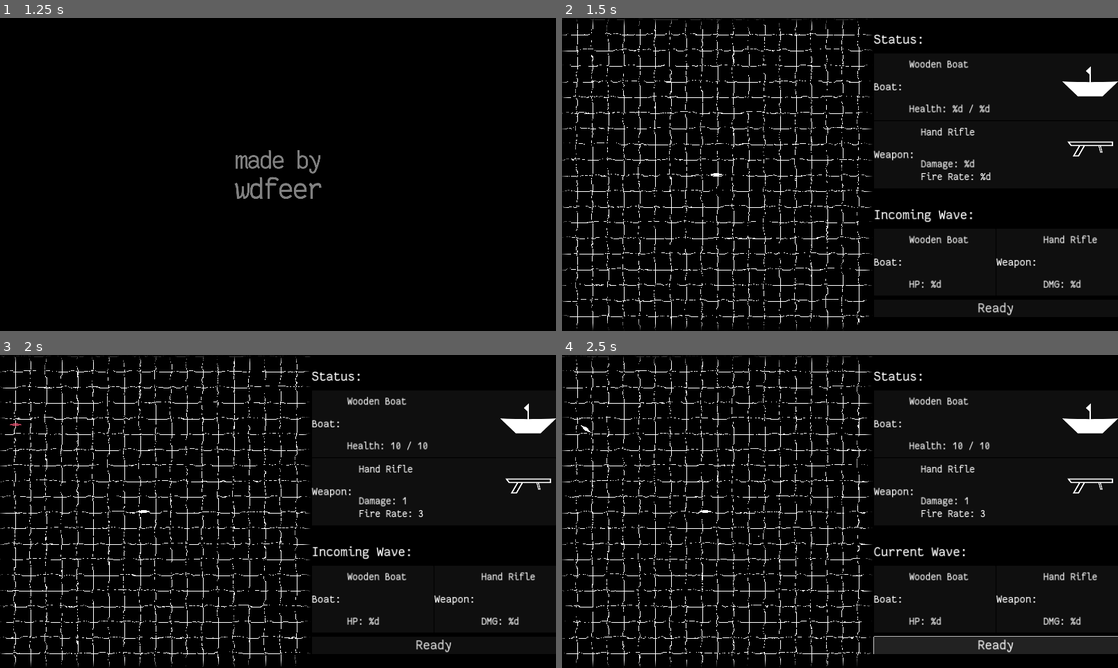
Above: before the commit, frames 1-4 (two rows, left to right).
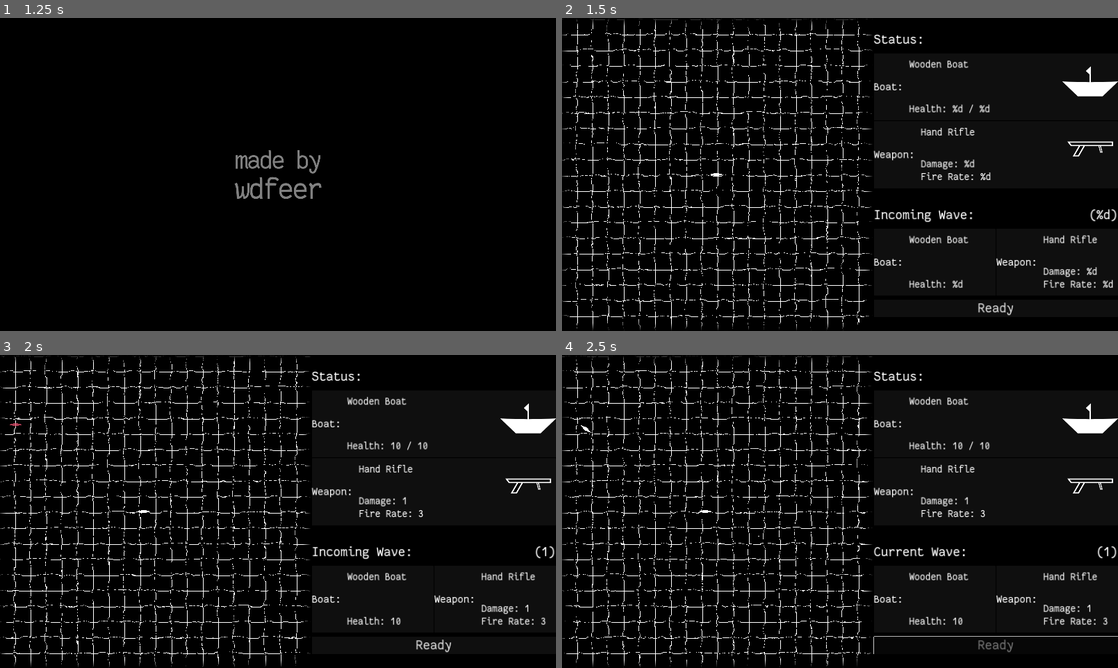
Above: after the commit, the same moments.

Repository: wdfeer/seabattle
Game: Godot game, scene res://src/splash.tscn
Two runs of this game, one before a commit and one after it. Both use one fixed random seed, a clock stepped at 60 frames per second and the inputs below.
Inputs (mouse positions are in pixels of both pictures, inside the frame that each line leads up to):
- Up to frame 1 (1.25 s): move the mouse to (400, 158) at 0.52 s; press the mouse at (400, 158) at 0.53 s; hold D (right) from 0.53 s (still down)
- Up to frame 2 (1.5 s): move the mouse to (728, 190) at 1.27 s; release D (right) at 1.28 s; release the mouse at (728, 190) at 1.28 s; hold S (down) from 1.28 s (still down); click (728, 190) at 1.35 s
- Up to frame 3 (2 s): keep holding S (down)
- Up to frame 4 (2.5 s): release S (down) at 2 s; click "Ready" at 2 s

Frame 1 is identical in both runs. In frame 2, 0.5% of the frame differs, in the area x 63-100%, y 61-87%; in frame 3, 0.4%; in frame 4, 2.8%, in the area x 56-100%, y 61-96%.

Commit message:
Update wave UI

Diff:
--- a/src/game.tscn
+++ b/src/game.tscn
@@ -228,19 +228,35 @@
 custom_minimum_size = Vector2(0, 80)
 layout_mode = 2
 
-[node name="WaveLabel" type="Label" parent="UI"]
+[node name="HBoxContainer" type="HBoxContainer" parent="UI"]
+layout_mode = 2
+
+[node name="WaveTitle" type="Label" parent="UI/HBoxContainer"]
+custom_minimum_size = Vector2(560, 0)
 layout_mode = 2
 theme_override_font_sizes/font_size = 64
 text = "Incoming Wave:"
 
+[node name="WaveCounter" type="Label" parent="UI/HBoxContainer"]
+custom_minimum_size = Vector2(560, 0)
+layout_mode = 2
+theme_override_font_sizes/font_size = 64
+text = "(%d)"
+horizontal_alignment = 2
+
 [node name="20Spacer2" type="Control" parent="UI"]
 custom_minimum_size = Vector2(0, 20)
 layout_mode = 2
 
-[node name="WaveInfo" type="VBoxContainer" parent="UI" node_paths=PackedStringArray("title")]
+[node name="WaveInfo" type="VBoxContainer" parent="UI" node_paths=PackedStringArray("title", "wave_counter", "ready_button", "hp_label", "dmg_label", "fire_rate_label")]
 layout_mode = 2
 script = ExtResource("13_ipohm")
-title = NodePath("../WaveLabel")
+title = NodePath("../HBoxContainer/WaveTitle")
+wave_counter = NodePath("../HBoxContainer/WaveCounter")
+ready_button = NodePath("ReadyButton")
+hp_label = NodePath("HBoxContainer/BoatInfo/HBoxContainer/VBoxContainer/VBoxContainer2/HpLabel")
+dmg_label = NodePath("HBoxContainer/WeaponInfo/HBoxContainer/VBoxContainer/VBoxContainer2/DmgLabel")
+fire_rate_label = NodePath("HBoxContainer/WeaponInfo/HBoxContainer/VBoxContainer/VBoxContainer2/FireRateLabel")
 
 [node name="HBoxContainer" type="HBoxContainer" parent="UI/WaveInfo"]
 layout_mode = 2
@@ -284,7 +300,7 @@
 
 [node name="HpLabel" type="Label" parent="UI/WaveInfo/HBoxContainer/BoatInfo/HBoxContainer/VBoxContainer/VBoxContainer2"]
 layout_mode = 2
-text = "HP: %d"
+text = "Health: %d"
 
 [node name="20Spacer2" type="Control" parent="UI/WaveInfo/HBoxContainer/BoatInfo/HBoxContainer/VBoxContainer"]
 custom_minimum_size = Vector2(20, 20)
@@ -317,7 +333,7 @@
 custom_minimum_size = Vector2(0, 128)
 layout_mode = 2
 
-[node name="BoatName" type="Label" parent="UI/WaveInfo/HBoxContainer/WeaponInfo/HBoxContainer/VBoxContainer/VBoxContainer1"]
+[node name="GunName" type="Label" parent="UI/WaveInfo/HBoxContainer/WeaponInfo/HBoxContainer/VBoxContainer/VBoxContainer1"]
 layout_mode = 2
 text = "Hand Rifle"
 
@@ -326,9 +342,13 @@
 layout_mode = 2
 alignment = 2
 
-[node name="HpLabel" type="Label" parent="UI/WaveInfo/HBoxContainer/WeaponInfo/HBoxContainer/VBoxContainer/VBoxContainer2"]
-layout_mode = 2
-text = "DMG: %d"
+[node name="DmgLabel" type="Label" parent="UI/WaveInfo/HBoxContainer/WeaponInfo/HBoxContainer/VBoxContainer/VBoxContainer2"]
+layout_mode = 2
+text = "Damage: %d"
+
+[node name="FireRateLabel" type="Label" parent="UI/WaveInfo/HBoxContainer/WeaponInfo/HBoxContainer/VBoxContainer/VBoxContainer2"]
+layout_mode = 2
+text = "Fire Rate: %d"
 
 [node name="20Spacer2" type="Control" parent="UI/WaveInfo/HBoxContainer/WeaponInfo/HBoxContainer/VBoxContainer"]
 custom_minimum_size = Vector2(20, 20)
--- a/src/static/waves.gd
+++ b/src/static/waves.gd
@@ -13,6 +13,7 @@
 	if enemies.is_empty():
 		create_wave_preview()
 		wave_state = WaveState.Waiting
+		wave_counter += 1
 	elif enemies.any(func(b): return !b.controller.preview):
 		wave_state = WaveState.Ongoing
 
--- a/src/ui/wave_info.gd
+++ b/src/ui/wave_info.gd
@@ -1,9 +1,30 @@
 extends VBoxContainer
 
 @export var title: Label
+@export var wave_counter: Label
+@onready var wave_counter_text = wave_counter.text
+@export var ready_button: Button
+
+@export var hp_label: Label
+@onready var hp_text = hp_label.text
+@export var dmg_label: Label
+@onready var dmg_text = dmg_label.text
+@export var fire_rate_label: Label
+@onready var fire_rate_text = fire_rate_label.text
 
 func _process(delta: float) -> void:
 	if Waves.wave_state == Waves.WaveState.Waiting:
 		title.text = "Incoming Wave:"
+		ready_button.disabled = false
 	else:
 		title.text = "Current Wave:"
+		ready_button.disabled = true
+
+	wave_counter.text = wave_counter_text % Waves.wave_counter
+
+	var enemies = Waves.get_enemies()
+	if !enemies.is_empty():
+		var enemy: Boat = enemies[0]
+		hp_label.text = hp_text % enemy.hp
+		dmg_label.text = dmg_text % enemy.proj_damage
+		fire_rate_label.text = fire_rate_text % enemy.fire_rate
